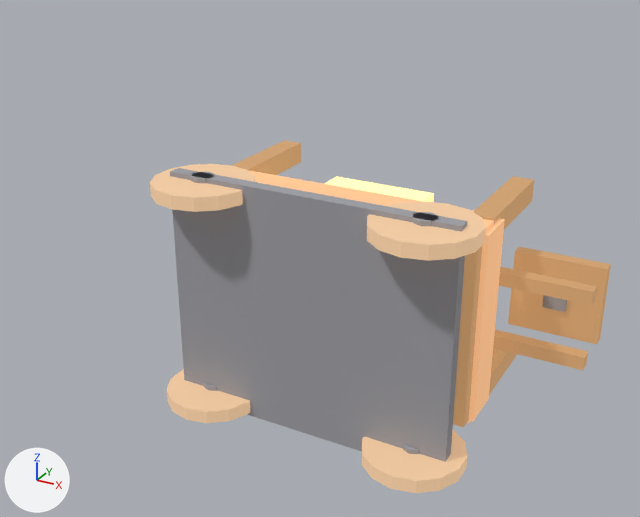
What one commit did to the glTF model assets/procedural/pretty/cart.glb.
The view is the same before and after, from a camera (50 mm lens) standing at (1.63, -2.64, 1.72) and looking at (0.08, 0.17, 0.31). Every picture has the same lights, and +X, +Y and +Z are marked at lower left. The first picture is the older version. Where no turn or scale is listed for an object, it has been applied to the vertices. Vertices at exactly the same position are counted once.

The first picture shows 'axle', 'bed_back', 'bed_bottom', 'bed_side_l', 'handle_knob', 'handle_l', 'handle_r', 'handle_top', 'hay3', 'post_bl', 'post_br', 'post_fl', 'wheel_-0.5', 'wheel_0.5', 'wheel_inner_-0.5', 'wheel_inner_-0.5_in', 'wheel_inner_0.5', 'wheel_inner_0.5_in' and 2 more.
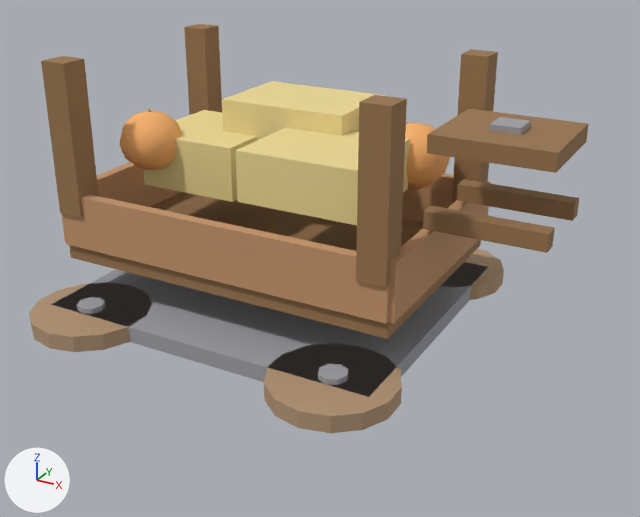
Where the newer file only moved an object's origin or applied its transform, the numbers keep the older frame.

Where the change shows, as pixel boxes [x1, y1, x2, y2] in the pictures (640 x 517 px):
'axle', moved, rescaled: before [170, 168, 467, 462]; after [51, 262, 487, 397]
'bed_side_r', recoloured, surface changed, moved, rescaled (not visible before): after [62, 194, 390, 324]
'bed_bottom', recoloured, surface changed, moved, rescaled: before [453, 246, 482, 427]; after [69, 192, 481, 339]
'handle_top', recoloured, surface changed, moved, rescaled (57% wider, 34% shorter): before [508, 247, 611, 344]; after [427, 109, 589, 173]
'wheel_inner_0.5', recoloured, surface changed, moved: before [362, 430, 467, 493]; after [264, 345, 402, 433]
'hay2', recoloured, surface changed, moved, rescaled (not visible before): after [235, 127, 410, 225]
'post_br', recoloured, surface changed, moved, rescaled: before [489, 348, 517, 395]; after [356, 95, 407, 288]
'bed_back', recoloured, surface changed, moved, rescaled (181% wider, 30% shorter): before [469, 219, 505, 422]; after [388, 181, 491, 323]
'hay3', recoloured, surface changed, moved, rescaled: before [324, 176, 434, 202]; after [222, 81, 385, 140]
'wheel_inner_-0.5', recoloured, surface changed, moved: before [167, 369, 250, 423]; after [29, 282, 153, 352]
'post_fr', recoloured, surface changed, moved, rescaled (not visible before): after [41, 56, 99, 218]
'wheel_0.5', recoloured, surface changed: [367, 201, 504, 300] in both
'hay1', recoloured, surface changed, moved, rescaled (not visible before): after [144, 110, 257, 202]
'handle_r', recoloured, surface changed, moved: before [493, 330, 588, 370]; after [423, 206, 555, 253]
'handle_l', recoloured, surface changed, moved: before [499, 267, 597, 305]; after [457, 179, 579, 221]
'post_bl', recoloured, surface changed, moved, rescaled: before [473, 176, 534, 229]; after [452, 49, 498, 202]
'post_fl', recoloured, surface changed, moved, rescaled (45% narrower, 156% taller): before [231, 140, 301, 175]; after [184, 24, 222, 115]
'wheel_-0.5', recoloured, surface changed: [150, 164, 256, 212] in both
'bed_side_l', recoloured, surface changed, moved, rescaled: before [250, 171, 498, 233]; after [402, 173, 454, 222]
'pumpkin2', moved, rescaled (not visible before): after [119, 111, 181, 170]
'bed_front', recoloured, surface changed, moved, rescaled (not visible before): after [62, 162, 180, 242]
'pumpkin1', moved, rescaled (not visible before): after [405, 123, 450, 189]
'handle_knob', moved: before [542, 295, 567, 312]; after [489, 117, 531, 135]
'wheel_inner_0.5_in', moved (mostly hidden before): before [403, 445, 420, 454]; after [318, 364, 348, 385]
'wheel_inner_-0.5_in', moved (mostly hidden before): before [204, 383, 218, 391]; after [77, 297, 105, 314]

What changed in the scene script:
```text
Change mat_cart_wood_dark:
    remove mat_cart_wood_dark.emission_color = (0.32, 0.18, 0.08)  # brown #997650
    remove mat_cart_wood_dark.emission_strength = 1.0
Change mat_cart_wood:
    remove mat_cart_wood.emission_color = (0.55, 0.3, 0.15)  # brown #c4956c
    remove mat_cart_wood.emission_strength = 1.0
Change mat_cart_wheel:
    remove mat_cart_wheel.emission_color = (0.45, 0.3, 0.18)  # beige #b39576
    remove mat_cart_wheel.emission_strength = 1.0
Change mat_cart_hay:
    remove mat_cart_hay.emission_color = (0.85, 0.7, 0.3)  # yellow #edda95
    remove mat_cart_hay.emission_strength = 1.0
Change me_球体_022:
    remove me_球体_022.from_pydata(...)  # 52 vertices, 100 faces; spans x -0.124..0.124, y -0.12..0.12, z -0.13..0.13
    add me_球体_022.from_pydata(...)  # 52 vertices, 100 faces; spans x -0.124..0.124, y -0.71..-0.45, z 0.46..0.7
    me_球体_022 part 1: the whole mesh is scaled about its middle by (1, 1.08, 0.923), then moved by (0.0, -0.58, 0.58)
Change me_球体_023:
    remove me_球体_023.from_pydata(...)  # 52 vertices, 100 faces; spans x -0.114..0.114, y -0.11..0.11, z -0.12..0.12
    add me_球体_023.from_pydata(...)  # 52 vertices, 100 faces; spans x -0.114..0.114, y -1.07..-0.83, z 0.84..1.06
    me_球体_023 part 2: the whole mesh is scaled about its middle by (1, 1.09, 0.917), then moved by (0.0, -0.95, 0.95)
Change ob_bed_bottom:
    ob_bed_bottom.location: (0.0, 0.42, 0.0) -> (0.0, 0.0, 0.42)
    ob_bed_bottom.scale: (1.3, 0.06, 0.85) -> (1.3, 0.85, 0.06)
Change ob_bed_side_l:
    ob_bed_side_l.location: (0.0, 0.55, 0.42) -> (0.0, 0.42, 0.55)
    ob_bed_side_l.scale: (1.3, 0.2, 0.04) -> (1.3, 0.04, 0.2)
Change ob_bed_side_r:
    ob_bed_side_r.location: (0.0, 0.55, -0.42) -> (0.0, -0.42, 0.55)
    ob_bed_side_r.scale: (1.3, 0.2, 0.04) -> (1.3, 0.04, 0.2)
Change ob_bed_front:
    ob_bed_front.location: (-0.65, 0.55, 0.0) -> (-0.65, 0.0, 0.55)
    ob_bed_front.scale: (0.04, 0.2, 0.85) -> (0.04, 0.85, 0.2)
Change ob_bed_back:
    ob_bed_back.location: (0.65, 0.55, 0.0) -> (0.65, 0.0, 0.55)
    ob_bed_back.scale: (0.04, 0.2, 0.85) -> (0.04, 0.85, 0.2)
Change ob_post_fl:
    ob_post_fl.location: (-0.6, 0.85, 0.4) -> (-0.6, 0.4, 0.85)
    ob_post_fl.scale: (0.1, 0.55, 0.1) -> (0.1, 0.1, 0.55)
Change ob_post_fr:
    ob_post_fr.location: (-0.6, 0.85, -0.4) -> (-0.6, -0.4, 0.85)
    ob_post_fr.scale: (0.1, 0.55, 0.1) -> (0.1, 0.1, 0.55)
Change ob_post_bl:
    ob_post_bl.location: (0.6, 0.85, 0.4) -> (0.6, 0.4, 0.85)
    ob_post_bl.scale: (0.1, 0.55, 0.1) -> (0.1, 0.1, 0.55)
Change ob_post_br:
    ob_post_br.location: (0.6, 0.85, -0.4) -> (0.6, -0.4, 0.85)
    ob_post_br.scale: (0.1, 0.55, 0.1) -> (0.1, 0.1, 0.55)
Change ob_handle_l:
    ob_handle_l.location: (0.85, 0.7, 0.15) -> (0.85, 0.15, 0.7)
Change ob_handle_r:
    ob_handle_r.location: (0.85, 0.7, -0.15) -> (0.85, -0.15, 0.7)
Change ob_handle_top:
    ob_handle_top.location: (0.85, 0.95, 0.0) -> (0.85, 0.0, 0.95)
    ob_handle_top.scale: (0.4, 0.06, 0.36) -> (0.4, 0.36, 0.06)
Change ob_handle_knob:
    ob_handle_knob.location: (0.85, 0.95, 0.0) -> (0.85, 0.0, 0.95)
Change ob_wheel_inner__0_5:
    ob_wheel_inner__0_5.location: (-0.5, 0.22, -0.5) -> (-0.5, -0.5, 0.22)
Change ob_wheel_inner__0_5_in:
    ob_wheel_inner__0_5_in.location: (-0.5, 0.22, -0.5) -> (-0.5, -0.5, 0.22)
Change ob_wheel_inner_0_5:
    ob_wheel_inner_0_5.location: (0.5, 0.22, -0.5) -> (0.5, -0.5, 0.22)
Change ob_wheel_inner_0_5_in:
    ob_wheel_inner_0_5_in.location: (0.5, 0.22, -0.5) -> (0.5, -0.5, 0.22)
Change ob_axle:
    ob_axle.location: (0.0, 0.22, 0.0) -> (0.0, 0.0, 0.22)
    ob_axle.scale: (1.3, 0.06, 1.1) -> (1.3, 1.1, 0.06)
Change ob_hay1:
    ob_hay1.location: (-0.3, 0.72, 0.05) -> (-0.3, 0.05, 0.72)
    ob_hay1.scale: (0.4, 0.2, 0.4) -> (0.4, 0.4, 0.2)
Change ob_hay2:
    ob_hay2.location: (0.25, 0.78, -0.1) -> (0.25, -0.1, 0.78)
    ob_hay2.scale: (0.45, 0.18, 0.4) -> (0.45, 0.4, 0.18)
Change ob_hay3:
    ob_hay3.location: (0.0, 0.85, 0.2) -> (0.0, 0.2, 0.85)
    ob_hay3.scale: (0.5, 0.18, 0.35) -> (0.5, 0.35, 0.18)
Change ob_stem1:
    ob_stem1.location: (0.45, 0.88, 0.2) -> (0.45, 0.2, 0.88)
Change ob_stem2:
    ob_stem2.location: (-0.45, 0.9, -0.15) -> (-0.45, -0.15, 0.9)
```
